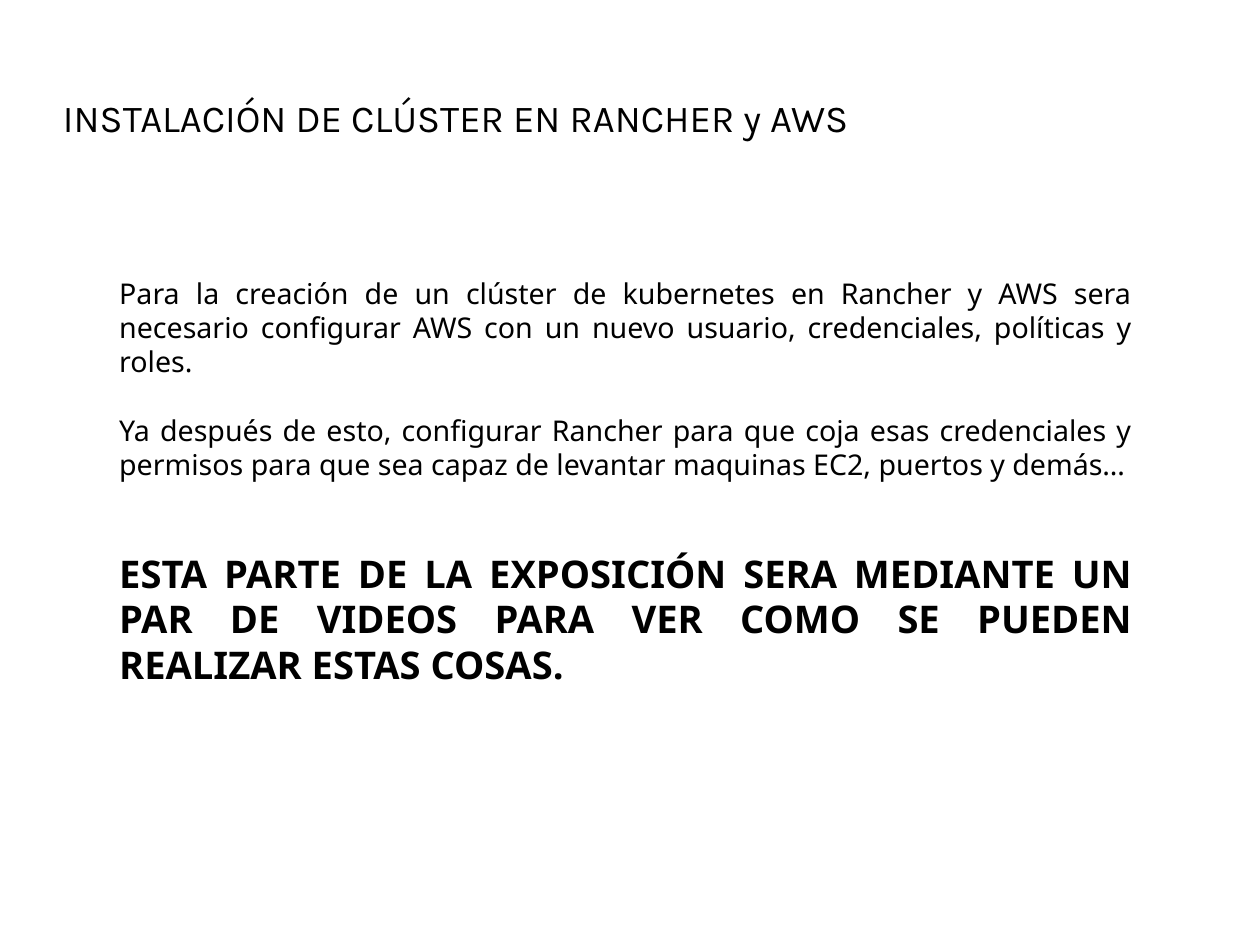
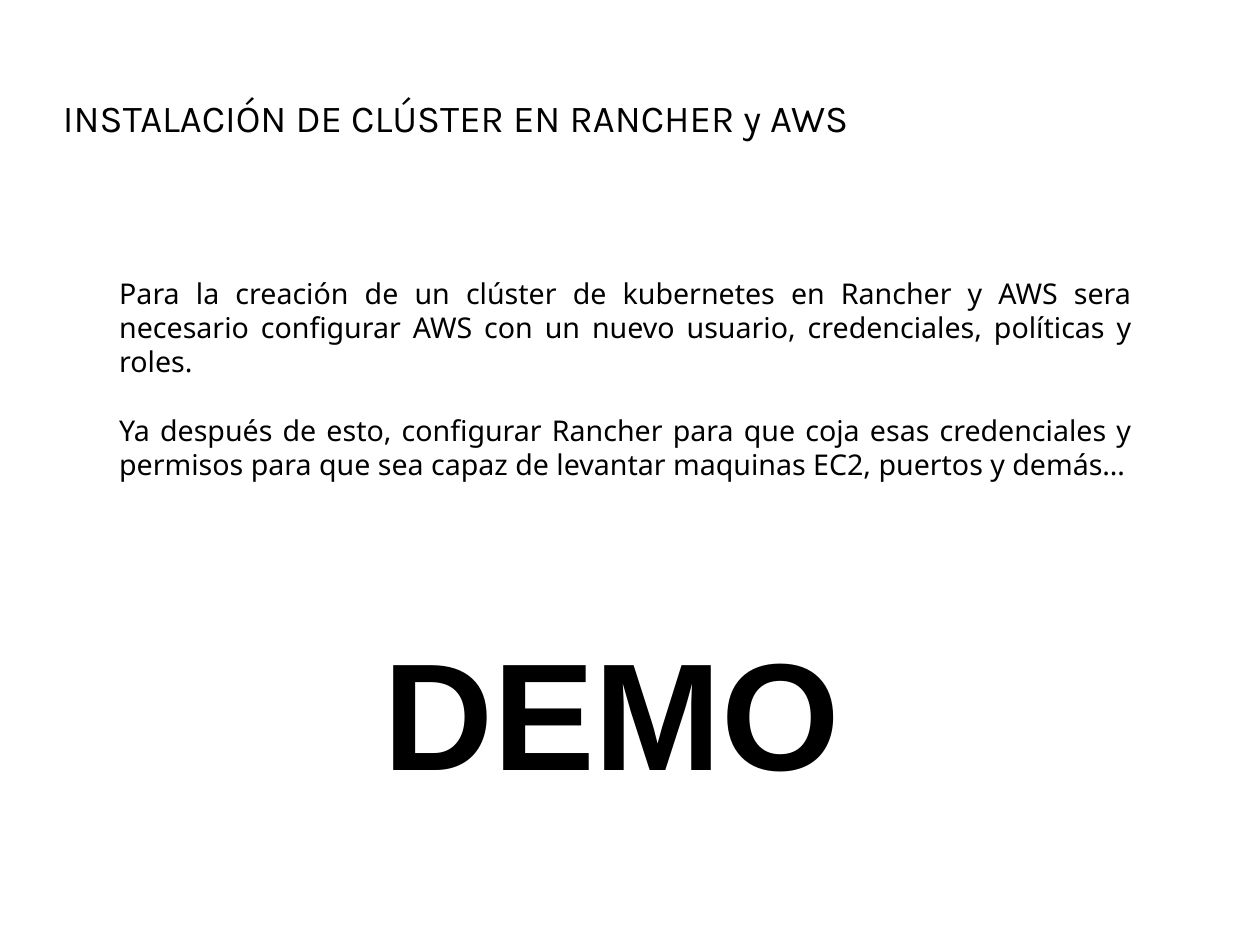
Before and after one commit to Juanjosegongora/kubernetes, a slide deck: slide 16 of proyecto_kubernetes.odp. Drawn at 1260x945 pixels with LibreOffice and Linux fonts; fonts in the diff are those of the drawing; background and template pictures are left out. Boxes give left, top, right and bottom in pixels: in the first picture for what was removed or moved away, otherwise in the second. Text is boxed around its words. In the diff, an @@ line names an element or a change of style, - is before the commit and + after.

Commit message:
READY

```diff
--- a/proyecto_kubernetes.odp
+++ b/proyecto_kubernetes.odp
@@ text at <box>119,552,1132,680</box>: paragraph removed @@
-ESTA PARTE DE LA EXPOSICIÓN SERA MEDIANTE UN PAR DE VIDEOS PARA VER COMO SE PUEDEN REALIZAR ESTAS COSAS.
@@ text added at <box>383,663,840,772</box>, 96 pt, text #000000, bold @@
+DEMO
```
